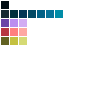
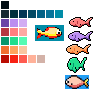
Layers edited between the first and the second 100 x 100 image:
painted on "COLORS" over <box>1,37,45,63</box>
added layer "Fish" (1st of 2) above "BACK" over <box>37,27,62,39</box>
added layer "BACK" above "Layer 2" over <box>35,25,64,41</box>
added layer "Layer 2" above "Fish" over <box>65,75,89,89</box>
added layer "Fish" (2nd of 2) over <box>66,17,93,73</box>
